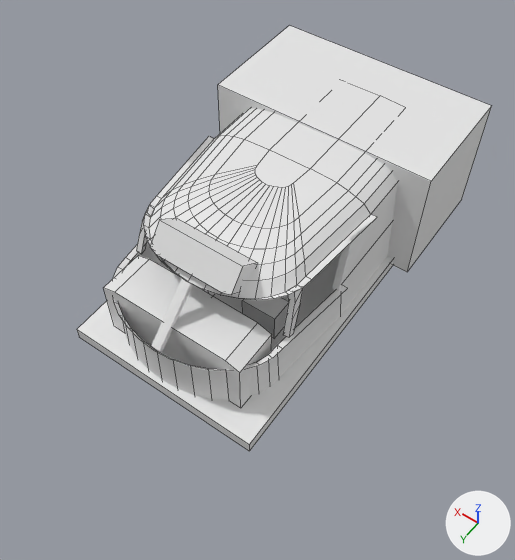
Two versions of the Blender file 404/Assets/Models/Controls/CockpitBlockout.blend, one commit apart.
Camera for both pictures: a 50 mm lens placed at (-4.04, 4.65, 7.83), pointed at (-0.32, -0.56, -0.35). Arrows for +X, +Y and +Z are at lower right; the lights stay in place. The older version comes first. Mesh edges are drawn as thin lines on the coarser meshes.

Names of what the first picture shows: 'Chair', 'Cube', 'Cube.001', 'FrontDashboard', 'InnerHull', 'OverheadDashboard', 'Windscreen', 'Windscreen.001', 'Windscreen.002'.
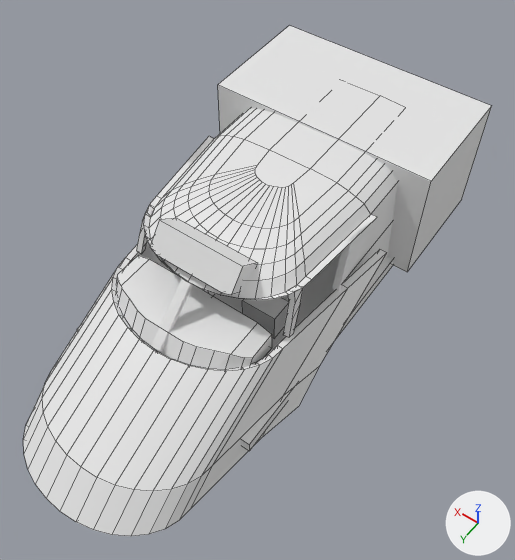
What changed in the scene script:
```text
Change me_cube_001:
    used by ob_frontdashboard; location = (0.01, 0.56, -0.33); scale = (1.17, 0.277, 0.387)
    remove me_cube_001.from_pydata(...)  # 12 vertices, 8 faces; spans x -1.0..1.0, y -1.0..1.59, z -1.61..1.0
    add me_cube_001.from_pydata(...)  # 40 vertices, 22 faces; spans x -1.0..1.0, y -1.0..2.87, z -1.61..1.0
    me_cube_001 part 1
    6 vertices are removed from x -1.0..1.0, y -1.0..1.59, z -1.61..0.81
    8 faces are deleted
    2 vertices move from x -0.81..0.81, y 1.59, z 1.0 to x -0.81..0.81, y 1.13..1.16, z 1.0
    28 vertices are added at x -1.0..1.0, y -1.0..2.87, z -1.61..1.0
    6 new vertices lie (0.0, 0.97, -1.07) away from vertices in x -0.63..0.61, y 1.44..1.9, z 1.0
    22 new faces join them
Change me_cylinder_001:
    used by ob_innerhull; location = (0.0, 0.0, 0.0); scale = (1.31, 1.0, 1.19)
    remove me_cylinder_001.from_pydata(...)  # 225 vertices, 178 faces; spans x -1.17..1.17, y -3.78..1.33, z -0.91..0.77
    add me_cylinder_001.from_pydata(...)  # 351 vertices, 322 faces; spans x -1.28..1.28, y -3.78..3.41, z -1.2..0.77
    me_cylinder_001 part 2
    36 faces are deleted
    65 vertices are added at x -1.28..1.19, y -1.9..3.35, z -1.2..0.55
    10 new vertices lie (0.0, 1.57, -0.64) away from vertices in x -0.97..1.05, y 0.35..1.33, z -0.16..-0.09
    10 new vertices lie (0.0, 1.58, -0.64) away from vertices in x -1.17..1.17, y -1.04..1.26, z -0.16..-0.11
    15 new vertices lie (0.0, 0.51, -0.37) away from vertices in x -0.97..1.05, y 1.92..2.9, z -0.8..-0.73
    9 new vertices lie (0.0, 1.58, -0.65) away from vertices in x -0.97..0.96, y 0.33..1.31, z -0.16..-0.09
    6 new vertices lie (0.0, 0.5, -0.37) away from vertices in x -1.17..1.17, y 0.54..2.89, z -0.81..-0.75
    6 new vertices lie (0.0, 0.51, -0.37) away from vertices in x -0.97..0.97, y 1.91..2.86, z -0.81..-0.74
    5 new vertices lie (0.09, 0.0, 0.0) away from vertices in x -1.28..1.19, y -1.9..0.33, z -1.2..-0.09
    180 new faces join them
```

Changed parts and their boxes (x1, y1, x2, y2) in the pictures (515 x 560 px):
'InnerHull', reshaped (31% wider, 47% taller): before (113, 109, 398, 400); after (23, 109, 398, 536)
'FrontDashboard', reshaped: before (104, 255, 272, 407); after (115, 255, 272, 370)
part 2 of me_cylinder_001, built on: before (113, 229, 361, 371); after (23, 229, 387, 536)
'Cube.001', unchanged, covered by the edit: (77, 251, 393, 451) in both
